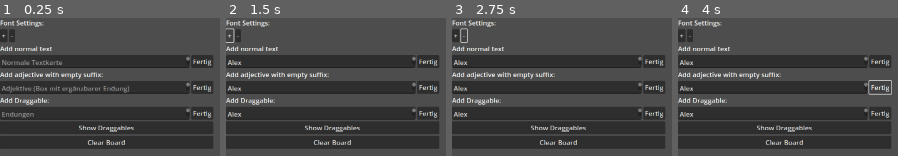
Above: before the commit, frames 1-4 (left to right).
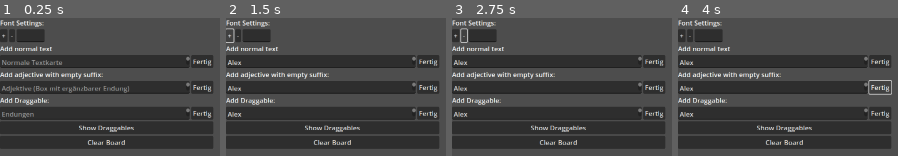
Above: after the commit, the same moments.

Repository: Badewu/Board-Software
Game: Godot game, scene res://adjektive_endungen/adjektive_endungen_ui.tscn
Two runs of this game, one before a commit and one after it. Both use one fixed random seed, a clock stepped at 60 frames per second and the inputs below. This scene is started directly instead of the project's main scene.
Inputs (mouse positions are in pixels of both pictures, inside the frame that each line leads up to):
- Up to frame 1 (0.25 s): no input
- Up to frame 2 (1.5 s): click (320, 62) at 0.52 s; type "Alex" at 0.6 s; click (320, 87) at 0.75 s; type "Alex" at 0.83 s; click (320, 113) at 0.98 s; type "Alex" at 1.07 s; click "+" at 1.25 s
- Up to frame 3 (2.75 s): click "-" at 2 s
- Up to frame 4 (4 s): click "Fertig" at 2.75 s; click "Fertig" at 3.5 s

The runs differ from the first frame. In frame 1, 1.1% of the frame differs, in the area x 7-20%, y 8-18%; in frame 2, 1.1%; in frame 3, 1.1%; in frame 4, 1.1%.
Error in both runs: Cannot call method 'get_node' on a null value. (res://adjektive_endungen/adjektive_endungen_ui.gd:17)

Commit message:
Font Consistency
Font consistency for every text block in the current main mode.

Diff:
--- a/adjektive_endungen/adjektive_endungen.tscn
+++ b/adjektive_endungen/adjektive_endungen.tscn
@@ -1,7 +1,6 @@
-[gd_scene load_steps=4 format=3 uid="uid://b6bpgouxirwna"]
+[gd_scene load_steps=3 format=3 uid="uid://b6bpgouxirwna"]
 
 [ext_resource type="Script" path="res://adjektive_endungen/adjektive_endungen.gd" id="1_h3n4p"]
-[ext_resource type="PackedScene" uid="uid://cevryyj6eg0va" path="res://basic_blocks/static_text_block_draggable.tscn" id="2_d55tr"]
 
 [sub_resource type="StyleBoxFlat" id="StyleBoxFlat_d12xf"]
 bg_color = Color(0.152941, 0.298039, 0.262745, 1)
@@ -24,6 +23,8 @@
 offset_top = 647.0
 offset_right = 626.0
 offset_bottom = 687.0
+size_flags_horizontal = 4
+size_flags_vertical = 4
 
 [node name="draggables" type="CenterContainer" parent="."]
 offset_top = 704.0
@@ -35,12 +36,3 @@
 [node name="draggables" type="HBoxContainer" parent="draggables"]
 layout_mode = 2
 metadata/_edit_group_ = true
-
-[node name="_er" parent="draggables/draggables" instance=ExtResource("2_d55tr")]
-layout_mode = 2
-
-[node name="_er2" parent="draggables/draggables" instance=ExtResource("2_d55tr")]
-layout_mode = 2
-
-[node name="_er3" parent="draggables/draggables" instance=ExtResource("2_d55tr")]
-layout_mode = 2
--- a/adjektive_endungen/adjektive_endungen_ui.gd
+++ b/adjektive_endungen/adjektive_endungen_ui.gd
@@ -15,6 +15,7 @@
 	new_text_block.text = text_content
 
 	get_parent().get_node("board").get_node("board").add_element(new_text_block)
+	get_node("left_ui/font_settings").set_font_size()
 
 	$left_ui/add_text/text.clear()
 
@@ -26,6 +27,7 @@
 	new_text_block_suffix.get_node("text").text = text_content
 
 	get_parent().get_node("board").get_node("board").add_element(new_text_block_suffix)
+	get_node("left_ui/font_settings").set_font_size()
 
 	$left_ui/add_adjective/text.clear()
 
@@ -37,6 +39,7 @@
 	new_static_text_block_draggable.text = text_content
 
 	get_parent().get_node("board").get_node("board").add_draggable(new_static_text_block_draggable)
+	get_node("left_ui/font_settings").set_font_size()
 
 	$left_ui/add_draggable/text.clear()
 
--- a/adjektive_endungen/adjektive_endungen_ui.tscn
+++ b/adjektive_endungen/adjektive_endungen_ui.tscn
@@ -1,7 +1,16 @@
-[gd_scene load_steps=6 format=3 uid="uid://d3o0iajk1xkx3"]
+[gd_scene load_steps=7 format=3 uid="uid://d3o0iajk1xkx3"]
 
 [ext_resource type="Script" path="res://adjektive_endungen/adjektive_endungen_ui.gd" id="1_khgyv"]
 [ext_resource type="Script" path="res://adjektive_endungen/font_settings.gd" id="2_87o64"]
+
+[sub_resource type="GDScript" id="GDScript_es42h"]
+script/source = "extends LineEdit
+
+func _gui_input(event):
+	if event is InputEventKey:
+		if event.keycode == KEY_ENTER and event.pressed:
+			get_parent().set_new_font_size(int(text))
+"
 
 [sub_resource type="GDScript" id="GDScript_nh2q8"]
 script/source = "extends TextEdit
@@ -72,6 +81,10 @@
 [node name="decrease" type="Button" parent="left_ui/font_settings"]
 layout_mode = 2
 text = "-"
+
+[node name="LineEdit" type="LineEdit" parent="left_ui/font_settings"]
+layout_mode = 2
+script = SubResource("GDScript_es42h")
 
 [node name="add_text_caption" type="Label" parent="left_ui"]
 layout_mode = 2
--- a/adjektive_endungen/font_settings.gd
+++ b/adjektive_endungen/font_settings.gd
@@ -1,21 +1,31 @@
 extends HBoxContainer
 
+var font_size : int = 70
 
 func _on_increase_pressed():
-	for child in get_tree().get_nodes_in_group("basic_text_block"):
-		if !child.get_children():
-			var current_font_size = child.get_theme_font_size("font_size")
-			current_font_size += 5
-			child.add_theme_font_size_override("font_size", current_font_size)
-		else:
-			for subchild in child.get_children():
-				var current_font_size = subchild.get_theme_font_size("font_size")
-				current_font_size += 5
-				subchild.add_theme_font_size_override("font_size", current_font_size)
+	var new_font_size := font_size + 5
+	set_new_font_size(new_font_size)
 
 
 func _on_decrease_pressed():
+	var new_font_size := font_size - 5
+	set_new_font_size(new_font_size)
+
+
+func set_new_font_size(new_font_size : int):
+	font_size = new_font_size
 	for child in get_tree().get_nodes_in_group("basic_text_block"):
-		var current_font_size = child.get_theme_font_size("font_size")
-		current_font_size -= 5
-		child.add_theme_font_size_override("font_size", current_font_size)
+		if !child.get_children():
+			child.add_theme_font_size_override("font_size", font_size)
+		else:
+			for subchild in child.get_children():
+				subchild.add_theme_font_size_override("font_size", font_size)
+
+
+func set_font_size():
+	for child in get_tree().get_nodes_in_group("basic_text_block"):
+		if !child.get_children():
+			child.add_theme_font_size_override("font_size", font_size)
+		else:
+			for subchild in child.get_children():
+				subchild.add_theme_font_size_override("font_size", font_size)
